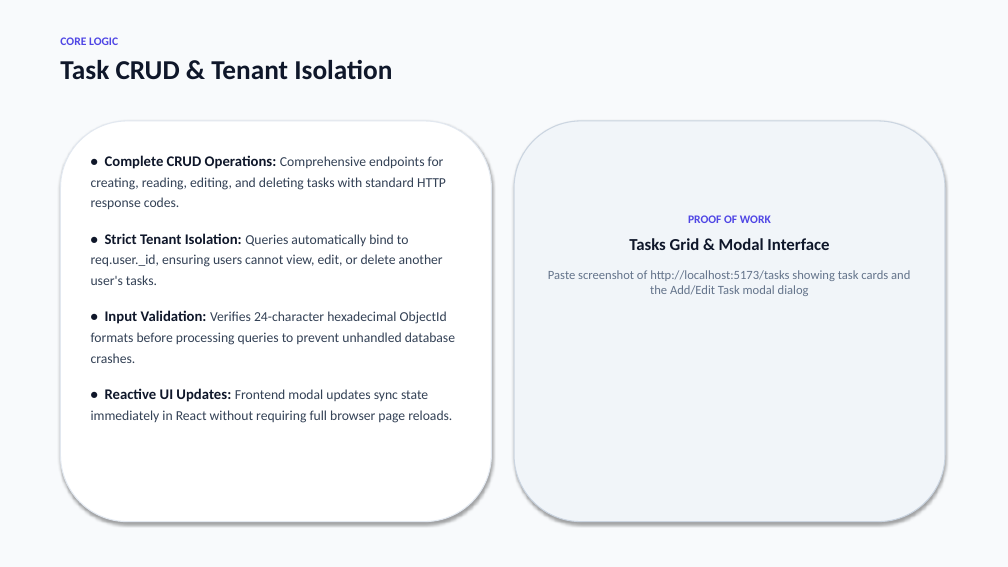
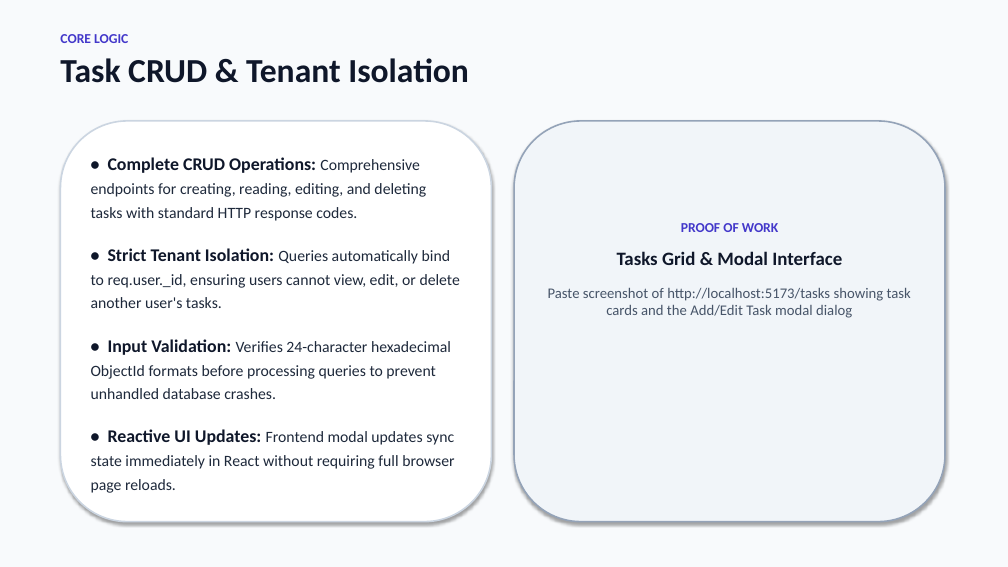
Before and after one commit to tejasvijain09/TaskFlow, a slide deck: slide 7 of TaskFlow_Presentation.pptx. Drawn at 1008x567 pixels with LibreOffice and Linux fonts; fonts in the diff are those of the drawing. Boxes give left, top, right and bottom in pixels: in the first picture for what was removed or moved away, otherwise in the second. Text is boxed around its words. In the diff, an @@ line names an element or a change of style, - is before the commit and + after.

```diff
--- a/TaskFlow_Presentation.pptx
+++ b/TaskFlow_Presentation.pptx
@@ text "CORE LOGIC" at (x1=60, y1=34, x2=469, y2=83): size 11 to 13 pt, text colour #4F46E5 to #4338CA in "CORE LOGIC"; size 26 to 32 pt in "Task CRUD & Tenant Isolation"; less space between paragraphs @@
@@ rounded rectangle at (x1=60, y1=121, x2=492, y2=522): outline #E2E8F0 1 pt to #CBD5E1 1.5 pt @@
@@ text "• Complete CRUD Operations: Comprehensive ..." at (x1=91, y1=157, x2=460, y2=493): size 14 to 17 pt in "• Complete CRUD Operations:", "• Strict Tenant Isolation:", "• Input Validation:", "• Reactive UI Updates:"; size 13 to 15 pt, text colour #334155 to #1E293B in "Comprehensive endpoints for creating, reading, editing, and ...", "Queries automatically bind to req.user._id, ensuring users ...", "Verifies 24-character hexadecimal ObjectId formats before pr ...", "Frontend modal updates sync state immediately in ..."; more space between paragraphs @@
@@ rounded rectangle at (x1=514, y1=121, x2=945, y2=522): outline #CBD5E1 1 pt to #94A3B8 1.5 pt @@
@@ text "PROOF OF WORK" moved from (x1=548, y1=215, x2=910, y2=296) to (x1=548, y1=223, x2=911, y2=318) @@
@@ text "PROOF OF WORK" at (x1=548, y1=223, x2=911, y2=318): size 11 to 13 pt, text colour #4F46E5 to #4338CA in "PROOF OF WORK"; size 16 to 18 pt in "Tasks Grid & Modal Interface"; size 12 to 14 pt, text colour #64748B to #475569 in "Paste screenshot of http://localhost:5173/tasks showing task ..."; more space between paragraphs @@
```
Also in this commit, not shown: 8 other slides changed, 1 slide added, 2 other files.
